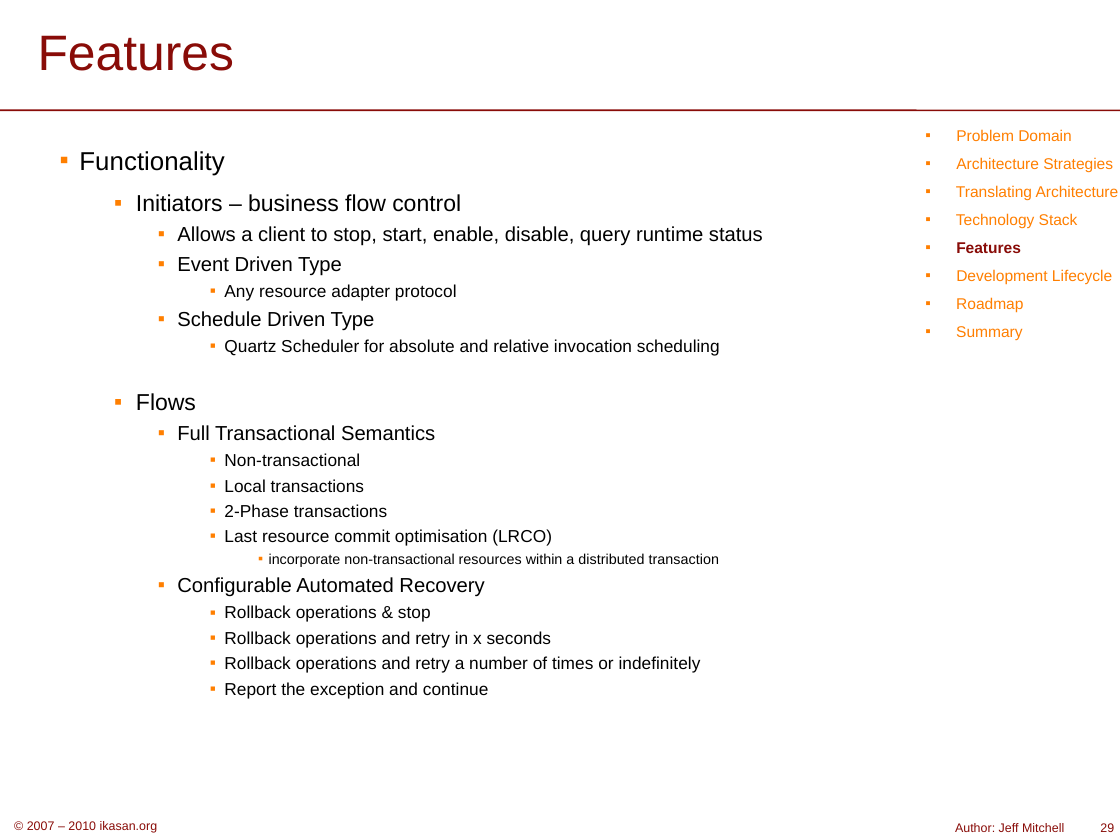
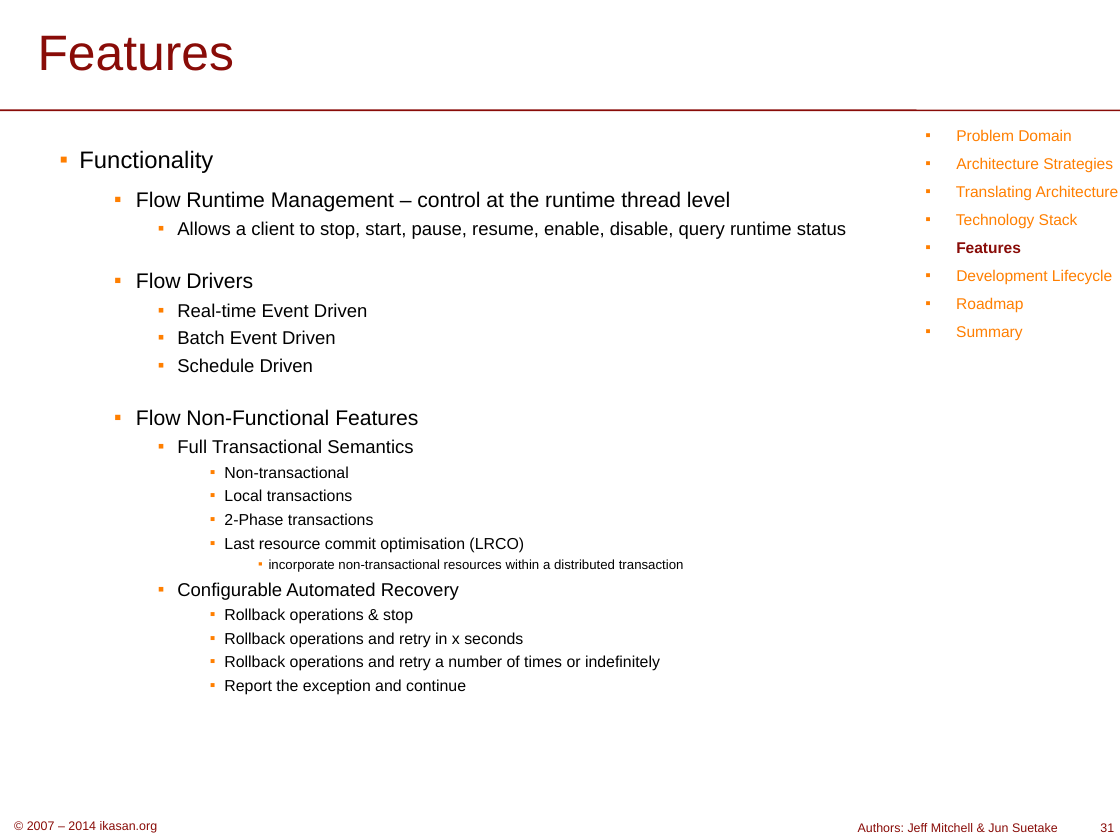
Before and after one commit to ikasanEIP/ikasan, a slide deck: slide 31 of website/org/publications/IkasanOverview.ppt (slide 29 before the commit). Drawn at 1120x840 pixels with LibreOffice and Linux fonts; fonts in the diff are those of the drawing; background and template pictures are left out. Boxes give left, top, right and bottom in pixels: in the first picture for what was removed or moved away, otherwise in the second. Text is boxed around its words. In the diff, an @@ line names an element or a change of style, - is before the commit and + after.

Commit message:
IKASAN-711 - website docs update

```diff
--- a/website/org/publications/IkasanOverview.ppt
+++ b/website/org/publications/IkasanOverview.ppt
@@ text at box(79, 150, 684, 695): size 16.6 to 15.3 pt in "Functionality"; size 12.9 to 11.9 pt in "Full Transactional Semantics", "Configurable Automated Recovery"; size 11.1 to 10.2 pt in "Non-transactional", "Local transactions", "2-Phase transactions", "Last resource commit optimisation (LRCO)" and 4 more places; size 9.2 to 8.5 pt in "incorporate non-transactional resources within a distributed ..." @@
@@ text at box(136, 191, 846, 426): text changed; size 12.9 to 11.9 pt @@
-  ▪ Initiators – business flow control
-    ▪ Allows a client to stop, start, enable, disable, query runtime status
-    ▪ Event Driven Type
-      ▪ Any resource adapter protocol
-    ▪ Schedule Driven Type
-      ▪ Quartz Scheduler for absolute and relative invocation scheduling
-  ▪ Flows
+  ▪ Flow Runtime Management – control at the runtime thread level
+    ▪ Allows a client to stop, start, pause, resume, enable, disable, query runtime status
+  ▪ Flow Drivers
+    ▪ Real-time Event Driven
+    ▪ Batch Event Driven
+    ▪ Schedule Driven
+  ▪ Flow Non-Functional Features
@@ text at box(27, 821, 158, 833): text changed @@
-© 2007 – 2010 ikasan.org
+© 2007 – 2014 ikasan.org
@@ text at box(858, 823, 1058, 832): text changed @@
-Author: Jeff Mitchell
+Authors: Jeff Mitchell & Jun Suetake
@@ page number at box(1100, 823, 1114, 832): text changed @@
-29
+31
```
Also in this commit, not shown: 35 other slides changed, 5 slides added, 1 slide removed, 1 other file.
